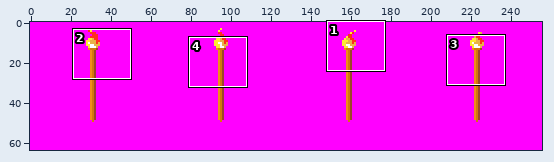
Edited in one commit: sprite sheet (CowMouse/CowMouseContent/Images/Objects/Torch.png). The first picture is a wide view before the edit; the outline marks the close-up.
Close-up. Before the commit:
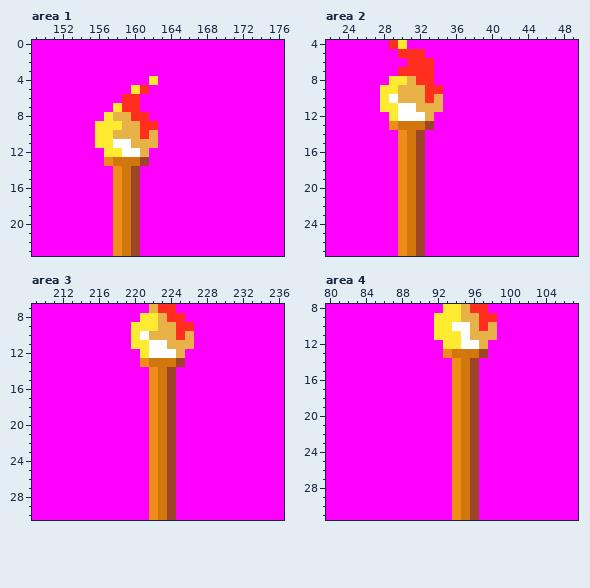
The file is 256x64 pixels. Shown: area 1: x 149..176, y 0..23; area 2: x 22..49, y 4..27; area 3: x 209..236, y 7..30; area 4: x 80..107, y 8..31.
And afterwards:
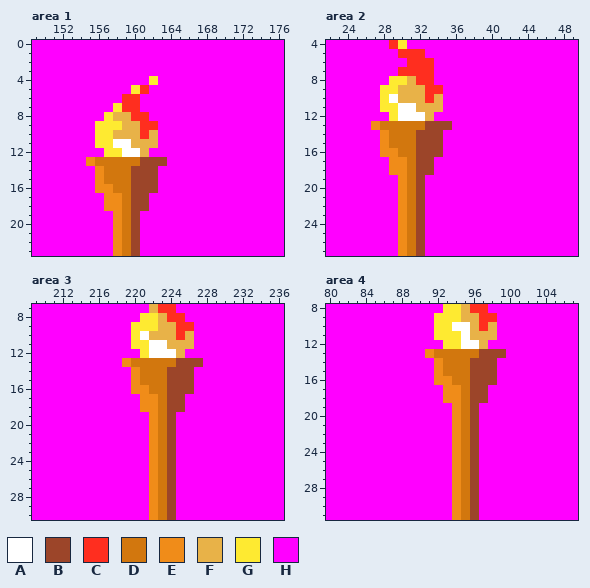
Palette (. is transparent): A #ffffff  B #9c4529  C #ff2e1f  D #d2770e  E #f08c19  F #e8b248  G #feea31  H #ff00ff
From old to new:
Area 1:
y 13: x 155..157 HHE -> EDD; x 162..163 HH -> BB
y 14..15: x 156..158 HHE -> EDD; x 161..162 HH -> BB
y 16: x 156..158 HHE -> EED; x 161..162 HH -> BB
y 17..18: x 157 H -> E; x 161 H -> B
Area 2:
y 13: x 27..29 HHE -> EDD; x 34..35 HH -> BB
y 14..15: x 28..30 HHE -> EDD; x 33..34 HH -> BB
y 16: x 28..30 HHE -> EED; x 33..34 HH -> BB
y 17..18: x 29 H -> E; x 33 H -> B
Area 3:
y 13: x 219..221 HHE -> EDD; x 226..227 HH -> BB
y 14..15: x 220..222 HHE -> EDD; x 225..226 HH -> BB
y 16: x 220..222 HHE -> EED; x 225..226 HH -> BB
y 17..18: x 221 H -> E; x 225 H -> B
Area 4:
y 13: x 91..93 HHE -> EDD; x 98..99 HH -> BB
y 14..15: x 92..94 HHE -> EDD; x 97..98 HH -> BB
y 16: x 92..94 HHE -> EED; x 97..98 HH -> BB
y 17..18: x 93 H -> E; x 97 H -> B
Boxes around the changes in both close-ups, in picture pixels (x1, y1, x2, y2):
changed: (86, 157, 167, 211)
changed: (371, 121, 452, 175)
changed: (122, 358, 203, 412)
changed: (425, 349, 506, 403)
